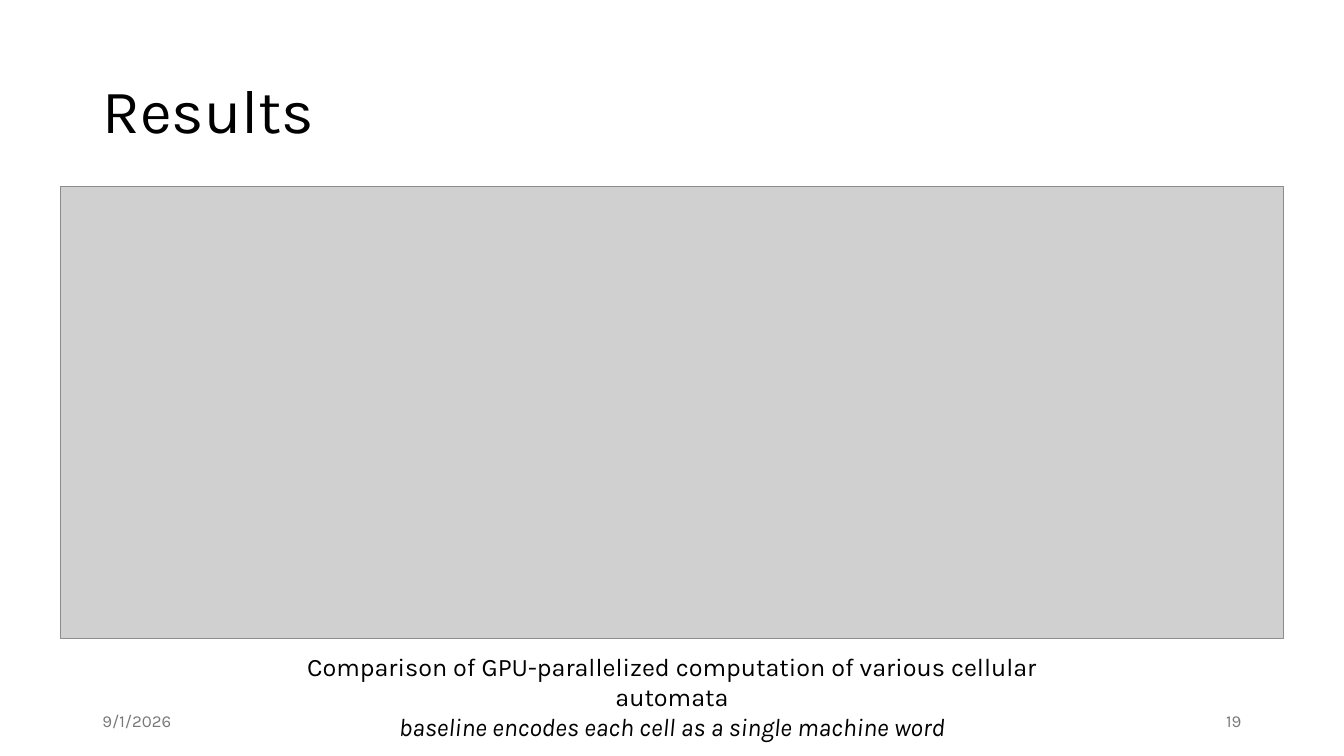
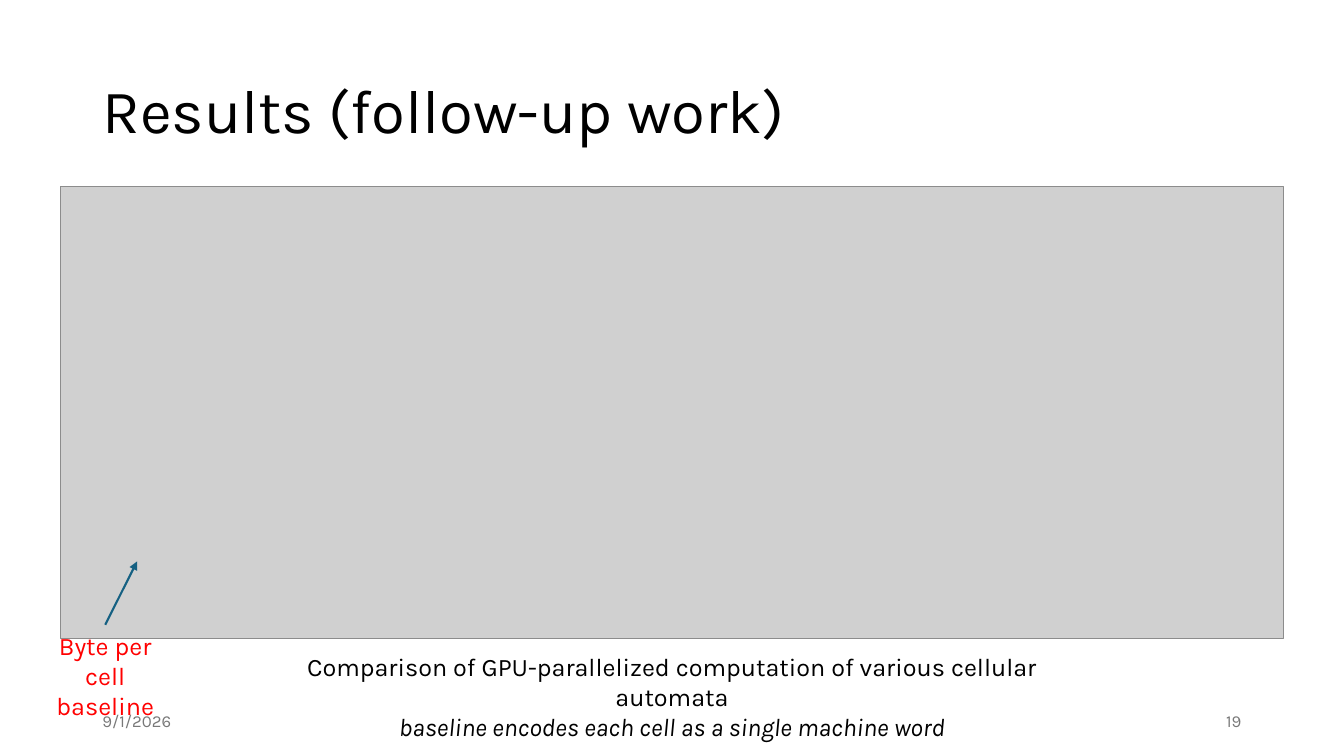
Before and after one commit to jiriklepl/phd-thesis, a slide deck: slide 19 of slides/Optimizing Memory Layouts and Traversal Orders in High-Performance Computing.pptx. Drawn at 1344x756 pixels with LibreOffice and Linux fonts; fonts in the diff are those of the drawing; grey boxes stand for pictures. Boxes give left, top, right and bottom in pixels: in the first picture for what was removed or moved away, otherwise in the second. Text is boxed around its words. In the diff, an @@ line names an element or a change of style, - is before the commit and + after.

```diff
--- a/slides/Optimizing Memory Layouts and Traversal Orders in High-Performance Computing.pptx
+++ b/slides/Optimizing Memory Layouts and Traversal Orders in High-Performance Computing.pptx
@@ title at <box>102,88,784,148</box>: text changed @@
-Results
+Results (follow-up work)
@@ arrow added from (105, 625) to (137, 562), #156082 1.5 pt @@
@@ text added at <box>56,632,154,722</box>, 18 pt, text #FF0000 @@
+Byte per cell
+baseline
```
Also in this commit, not shown: 9 other slides changed, 1 slide removed.
